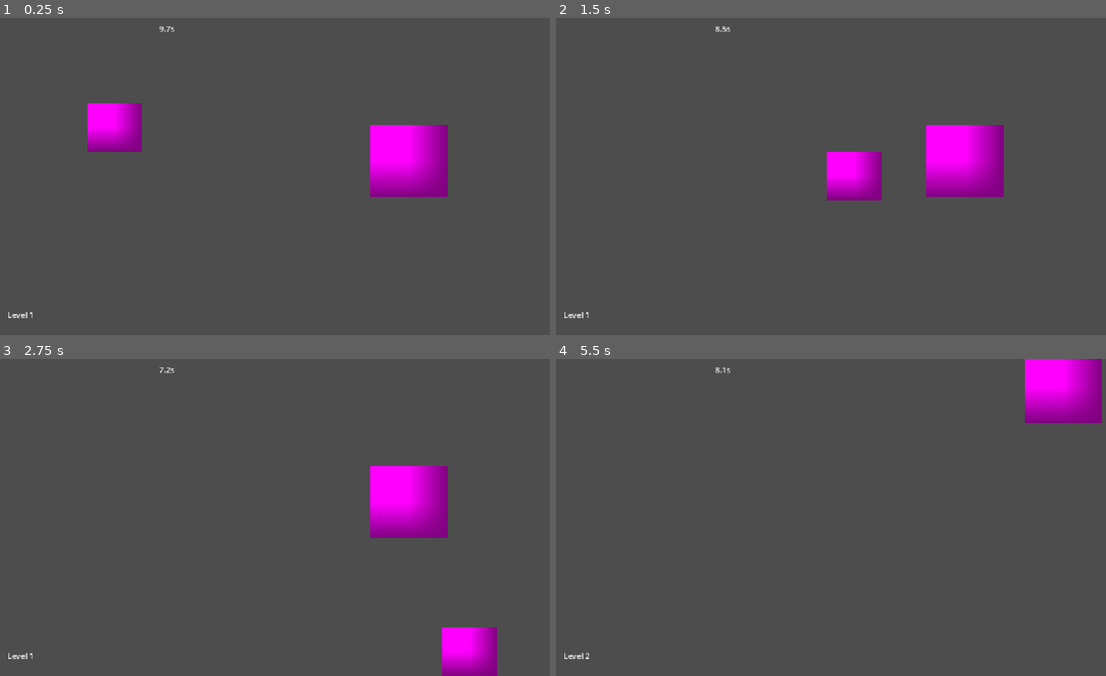
Above: before the commit, frames 1-4 (two rows, left to right).
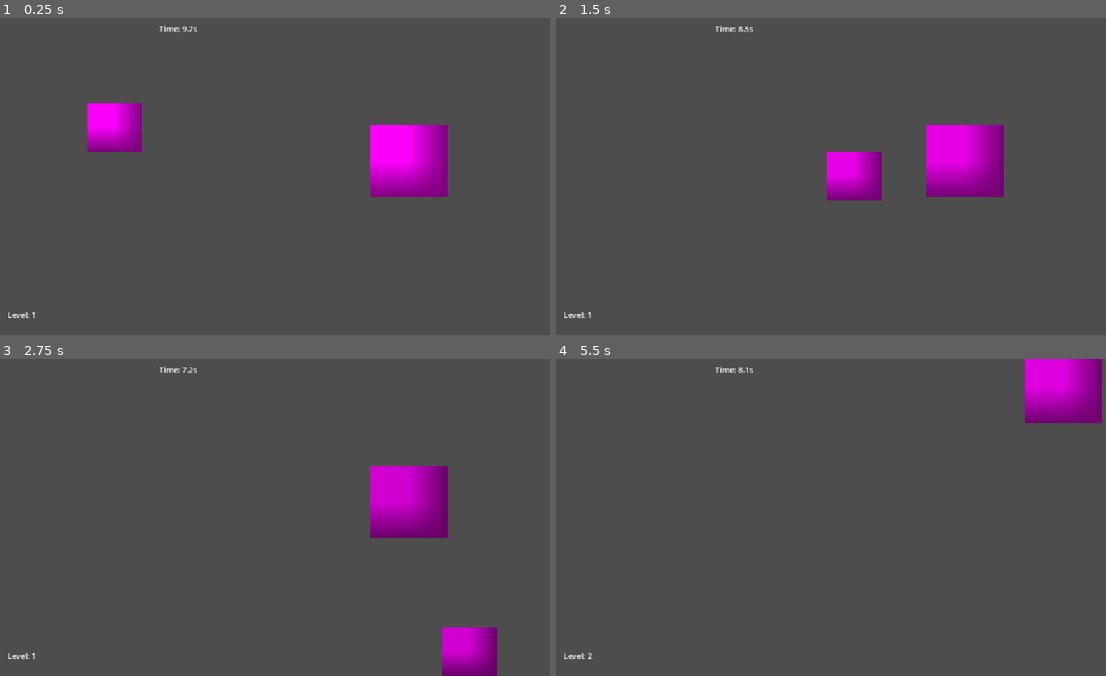
Above: after the commit, the same moments.

Repository: Rithunyaa/haven_charlotte
Game: Godot game, scene res://level1.tscn
Two runs of this game, one before a commit and one after it. Both use one fixed random seed, a clock stepped at 60 frames per second and the inputs below.
Inputs (mouse positions are in pixels of both pictures, inside the frame that each line leads up to):
- Up to frame 1 (0.25 s): no input
- Up to frame 2 (1.5 s): tap Enter at 0.5 s; move the mouse to (963, 160) at 0.52 s; hold Right (ui_right) 0.53-1.28 s; click (963, 160) at 0.67 s; move the mouse to (726, 192) at 1.27 s; hold Down (ui_down) from 1.28 s (still down); click (726, 192) at 1.42 s
- Up to frame 3 (2.75 s): move the mouse to (341, 447) at 2.02 s; release Down (ui_down) at 2.03 s; hold Right (ui_right) from 2.03 s (still down); click (341, 447) at 2.17 s
- Up to frame 4 (5.5 s): move the mouse to (809, 580) at 2.77 s; release Right (ui_right) at 2.78 s; hold Up (ui_up) 2.78-3.53 s; click (809, 580) at 2.92 s; move the mouse to (1007, 565) at 3.52 s; hold Left (ui_left) 3.53-5.03 s; click (1007, 565) at 3.67 s; move the mouse to (671, 469) at 4.27 s; click (671, 469) at 4.42 s; tap Space at 5 s; move the mouse to (864, 517) at 5.02 s; hold Down (ui_down) from 5.03 s (still down); click (864, 517) at 5.17 s

The runs differ from the first frame. In frame 1, less than 0.1% of the frame differs, in the area x 5-36%, y 2-95%; in frame 2, 1.4%; in frame 3, 4.4%, in the area x 5-90%, y 2-100%; in frame 4, 1.5%.

Commit message:
Shadow bug fixed!!
so many hoops to jump through to do this

Diff:
--- a/haven/game_manager.gd
+++ b/haven/game_manager.gd
@@ -5,18 +5,25 @@
 @export var darkness_overlay_path: NodePath
 @export var timer_label_path: NodePath
 @export var level_label_path: NodePath
+@export var game_over_screen_path: NodePath
 
 @onready var player: CharacterBody2D = get_node(player_path)
 @onready var target: Area2D = get_node(target_path)
 @onready var darkness_overlay: CanvasModulate = get_node(darkness_overlay_path)
 @onready var timer_label: RichTextLabel = get_node(timer_label_path)
 @onready var level_label: RichTextLabel = get_node(level_label_path)
+@onready var game_over_screen: Control = get_node(game_over_screen_path)
+
 
 var current_level: int = 1
-var max_time: float = 10.0
-var time_left: float = 10.0
-var darkness_level: float = 0.0
+var round_time: float = 10.0
+var round_time_left: float = 10.0
+
+var max_level_darkness_time: float = 15.0
+var level_time_elapsed: float = 0.0
+
 var spawn_position: Vector2 = Vector2.ZERO
+var is_game_over: bool = false
 
 func _ready() -> void:
 	if player:
@@ -25,44 +32,55 @@
 	if target and not target.body_entered.is_connected(_on_target_body_entered):
 		target.body_entered.connect(_on_target_body_entered)
 
-	reset_round_timer()
+	if game_over_screen:
+		game_over_screen.visible = false
+
+	reset_round()
 	update_hud()
 
 func _process(delta: float) -> void:
-	time_left -= delta
 
-	if time_left <= 0.0:
+	if is_game_over:
+		return
+
+	round_time_left -= delta
+	level_time_elapsed += delta
+
+	update_cumulative_darkness()
+
+	if level_time_elapsed >= max_level_darkness_time:
+		trigger_game_over()
+		return
+
+	if round_time_left <= 0.0:
 		fail_round()
 
 	update_hud()
 
+
+func _input(event: InputEvent) -> void:
+	if is_game_over and event is InputEventMouseButton and event.pressed:
+		restart_game_from_beginning()
+
 func update_hud() -> void:
 	if timer_label:
-		timer_label.text = str(snapped(time_left, 0.1)) + "s"
+		timer_label.text = "Time: " + str(snapped(round_time_left, 0.1)) + "s"
 	if level_label:
-		level_label.text = "Level " + str(current_level)
+		level_label.text = "Level: " + str(current_level)
+
+func update_cumulative_darkness() -> void:
+	var darkness_progress = clamp(level_time_elapsed / max_level_darkness_time, 0.0, 1.0)
+	var gray_value = clamp(1.0 - darkness_progress, 0.0, 1.0)
+	darkness_overlay.color = Color(gray_value, gray_value, gray_value, 1.0)
 
 func fail_round() -> void:
 	if player:
 		player.global_position = spawn_position
+	round_time_left = round_time
+	print("Time ran out! Pulled back to start.")
 
-
-	darkness_level += 0.25
-	max_time = max(2.0, max_time - 2.0)
-
-
-	if darkness_level >= 1.0:
-		trigger_game_over()
-		return
-
-
-	var gray_value = clamp(1.0 - darkness_level, 0.0, 1.0)
-	darkness_overlay.color = Color(gray_value, gray_value, gray_value, 1.0)
-
-	reset_round_timer()
-
-func reset_round_timer() -> void:
-	time_left = max_time
+func reset_round() -> void:
+	round_time_left = round_time
 
 func _on_target_body_entered(body: Node2D) -> void:
 	if body == player:
@@ -70,21 +88,18 @@
 
 func advance_level() -> void:
 	current_level += 1
+	level_time_elapsed = 0.0
+	round_time_left = round_time
 
-
-	darkness_level = 0.0
-	darkness_overlay.color = Color(1, 1, 1, 1)
-	max_time = 10.0
-
+	var tween = create_tween()
+	tween.tween_property(darkness_overlay, "color", Color(1, 1, 1, 1), 0.5)
 
 	randomize_target_position()
-
 
 	if player:
 		player.global_position = spawn_position
 
-	reset_round_timer()
-	print("You survived...")
+	print("Advanced to level: ", current_level)
 
 func randomize_target_position() -> void:
 	var random_x = randf_range(-300, 300)
@@ -92,13 +107,29 @@
 	target.global_position = spawn_position + Vector2(random_x, random_y)
 
 func trigger_game_over() -> void:
-	print("Restarting...")
+	is_game_over = true
+
+
+	if game_over_screen:
+		game_over_screen.visible = true
+
+	print("Game Over!")
+
+func restart_game_from_beginning() -> void:
+	is_game_over = false
 	current_level = 1
-	darkness_level = 0.0
-	max_time = 10.0
+	level_time_elapsed = 0.0
+	round_time_left = round_time
+
+
+	if game_over_screen:
+		game_over_screen.visible = false
+
 	darkness_overlay.color = Color(1, 1, 1, 1)
 
 	if player:
 		player.global_position = spawn_position
 
-	reset_round_timer()
+	randomize_target_position()
+	reset_round()
+	print("dead")
--- a/haven/level1.tscn
+++ b/haven/level1.tscn
@@ -2,6 +2,7 @@
 
 [ext_resource type="Script" uid="uid://dpag2kjscpvig" path="res://player.gd" id="1_dopym"]
 [ext_resource type="Script" uid="uid://c4ln3d7scab7g" path="res://game_manager.gd" id="1_jwv3a"]
+[ext_resource type="FontFile" uid="uid://bw6q4gdibujlh" path="res://assets/augiepixel.ttf" id="2_ootpb"]
 
 [sub_resource type="CircleShape2D" id="CircleShape2D_lgp48"]
 radius = 79.31149
@@ -74,6 +75,32 @@
 offset_right = 766.0
 offset_bottom = 50.0
 
+[node name="GameOverScreen" type="Control" parent="CanvasLayer" unique_id=34334009]
+visible = false
+layout_mode = 3
+anchors_preset = 0
+offset_right = 1155.0
+offset_bottom = 649.0
+
+[node name="ColorRect" type="ColorRect" parent="CanvasLayer/GameOverScreen" unique_id=1189781370]
+layout_mode = 0
+offset_right = 1155.0
+offset_bottom = 645.0
+color = Color(0.029506557, 0.029506557, 0.029506557, 1)
+
+[node name="RichTextLabel" type="RichTextLabel" parent="CanvasLayer/GameOverScreen" unique_id=200028576]
+layout_mode = 0
+offset_left = 4.0
+offset_top = 3.0
+offset_right = 1149.0
+offset_bottom = 648.0
+theme_override_colors/default_color = Color(0.67726076, 0, 0.18860528, 1)
+theme_override_fonts/normal_font = ExtResource("2_ootpb")
+theme_override_font_sizes/normal_font_size = 40
+text = "You died! Click anywhere to restart."
+horizontal_alignment = 1
+vertical_alignment = 1
+
 [node name="GameManager" type="Node" parent="." unique_id=90576343]
 script = ExtResource("1_jwv3a")
 player_path = NodePath("../Player")
@@ -81,5 +108,6 @@
 darkness_overlay_path = NodePath("../DarknessOverlay")
 timer_label_path = NodePath("../CanvasLayer/Control/Timer_Label")
 level_label_path = NodePath("../CanvasLayer/Control/Level_Label")
+game_over_screen_path = NodePath("../CanvasLayer/GameOverScreen")
 
 [connection signal="body_entered" from="Target_Object" to="GameManager" method="_on_target_object_body_entered"]
Binary file added: haven/assets/augiepixel.ttf
Not shown, added: haven/assets/augiepixel.ttf.import
